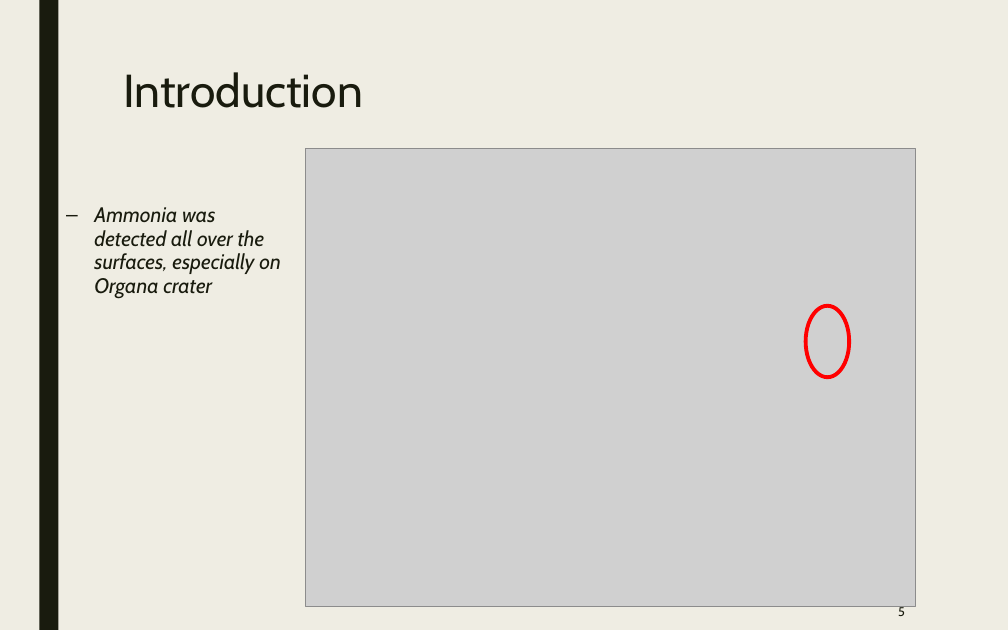
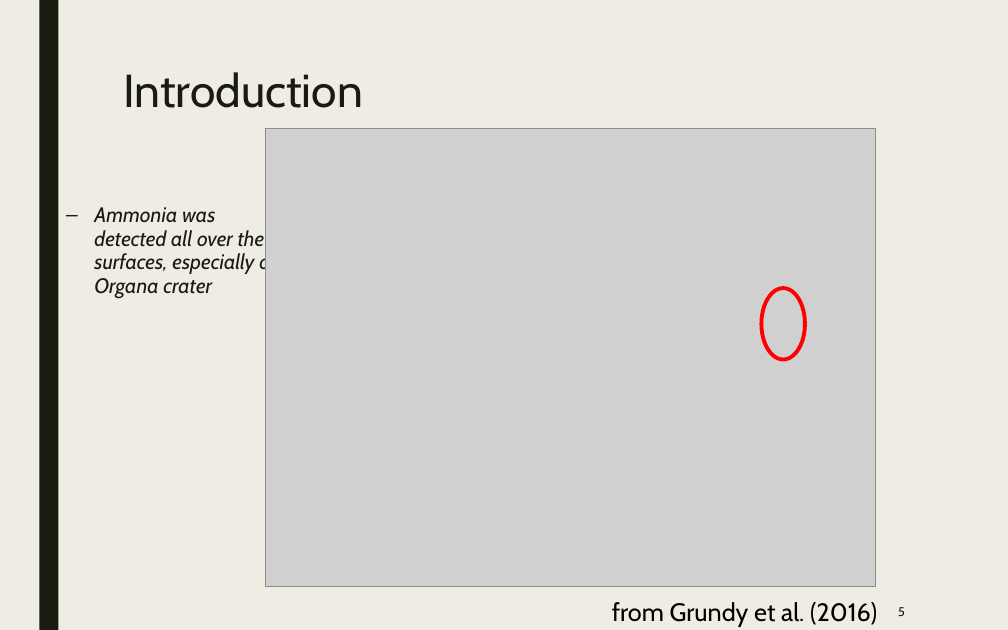
Before and after one commit to samuello1228/lily, a slide deck: slide 5 of doc/VUV and EUV irradiation of CH4 + NH3.pptx. Drawn at 1008x630 pixels with LibreOffice and Linux fonts; fonts in the diff are those of the drawing; grey boxes stand for pictures. Boxes give left, top, right and bottom in pixels: in the first picture for what was removed or moved away, otherwise in the second. Text is boxed around its words. In the diff, an @@ line names an element or a change of style, - is before the commit and + after.

```diff
--- a/doc/VUV and EUV irradiation of CH4 + NH3.pptx
+++ b/doc/VUV and EUV irradiation of CH4 + NH3.pptx
@@ picture: place and size @@
-picture at bbox=[305, 148, 915, 606]
+picture at bbox=[266, 128, 876, 586]
@@ ellipse: place and size @@
-ellipse at bbox=[805, 305, 849, 377]
+ellipse at bbox=[761, 288, 804, 360]
@@ text added at bbox=[612, 602, 877, 627], 18 pt, text #000000 @@
+from Grundy et al. (2016)
```
Also in this commit, not shown: 10 other slides changed, 3 slides added.
